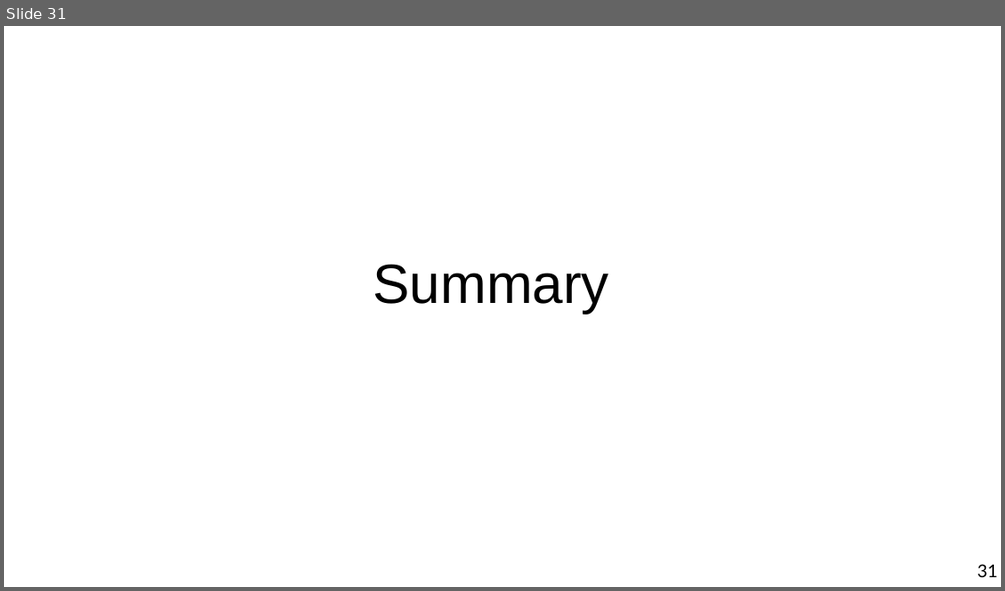
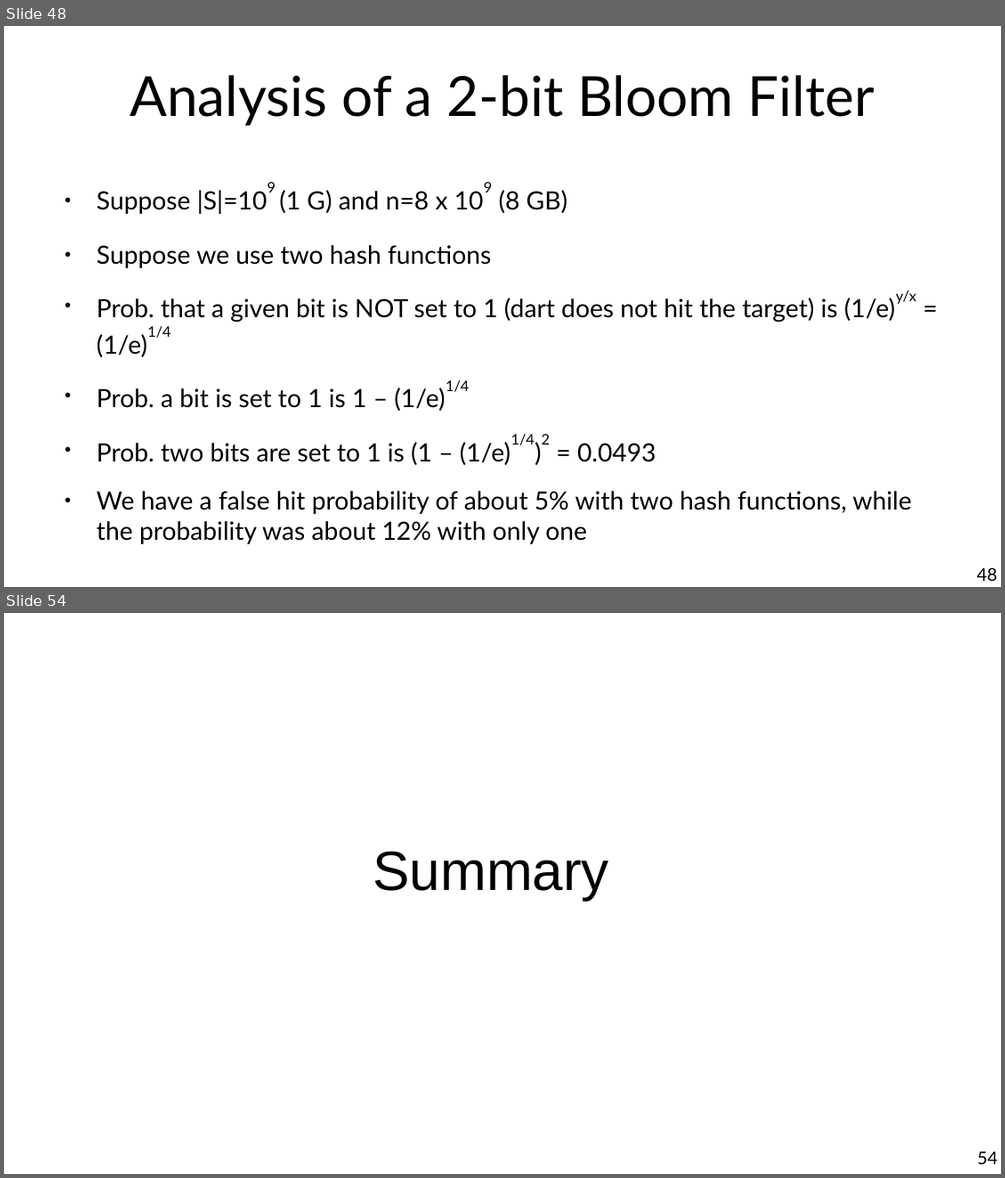
Before and after one commit to marco-calautti/data-mining-course, a slide deck: theory/tt10_streaming.odp. Shown one above the other, each under a label of ours: slide 31 before the commit, slides 48 and 54 after it; the slides between them are not shown. The pictures are 1005x591 and 1005x1178 pixels, drawn with LibreOffice and Linux fonts; fonts in the diff are those of the drawing. Boxes give left, top, right and bottom in pixels: in the first picture for what was removed or moved away, otherwise in the second. Text is boxed around its words. In the diff, an @@ line names an element or a change of style, - is before the commit and + after.

Commit message:
Up to bloom filters

```diff
--- a/theory/tt10_streaming.odp
+++ b/theory/tt10_streaming.odp
@@ slide 48 added at [4,26,1001,587], background #FFFFFF @@
@@ title added at [129,75,874,126], 44 pt, text #000000 @@
+Analysis of a 2-bit Bloom Filter
@@ text added at [97,190,911,544], 20 pt, text #000000 @@
+● Suppose |S|=109 (1 G) and n=8 x 109 (8 GB)
+● Suppose we use two hash functions
+● Prob. that a given bit is NOT set to 1 (dart does not hit the target) is (1/e)y/x = (1/e)1/4
+● Prob. a bit is set to 1 is 1 – (1/e)1/4
+● Prob. two bits are set to 1 is (1 – (1/e)1/4)2 = 0.0493
+● We have a false hit probability of about 5% with two hash functions, while the probability was about 12% with only one
@@ page number added at [977,567,997,580], 14 pt, text #000000 @@
+48
@@ what was slide 31 is now slide 54 @@
@@ page number at [977,1151,997,1164]: text changed @@
-31
+54
```
Also in this commit, not shown: 2 slides changed, 22 other slides added.
